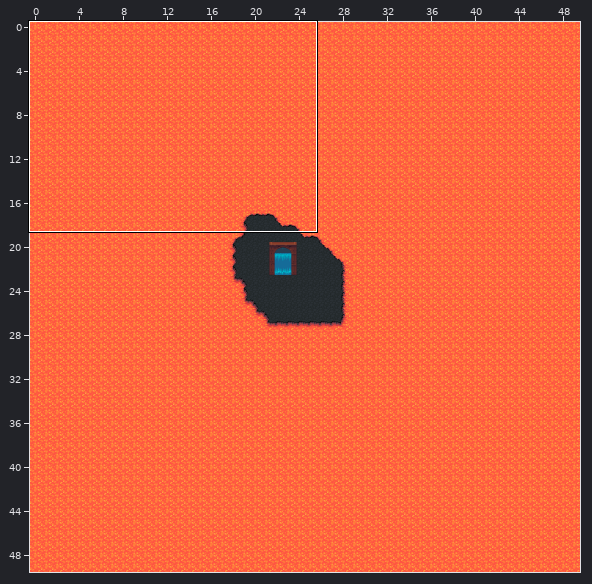
One commit to this Tiled map: fire/fire.tmx. The first picture is a wide view before the edit; the outline marks the close-up.
Close-up. Before:
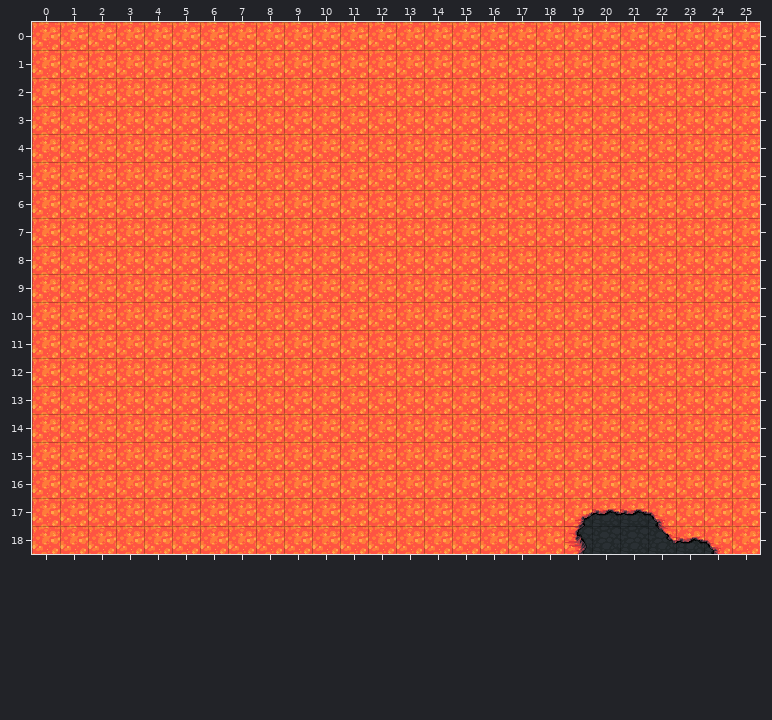
Cells are 32x32 px. Shown: x 0..25, y 0..18. The commit also changed other parts of the map, which this record leaves out.
And afterwards:
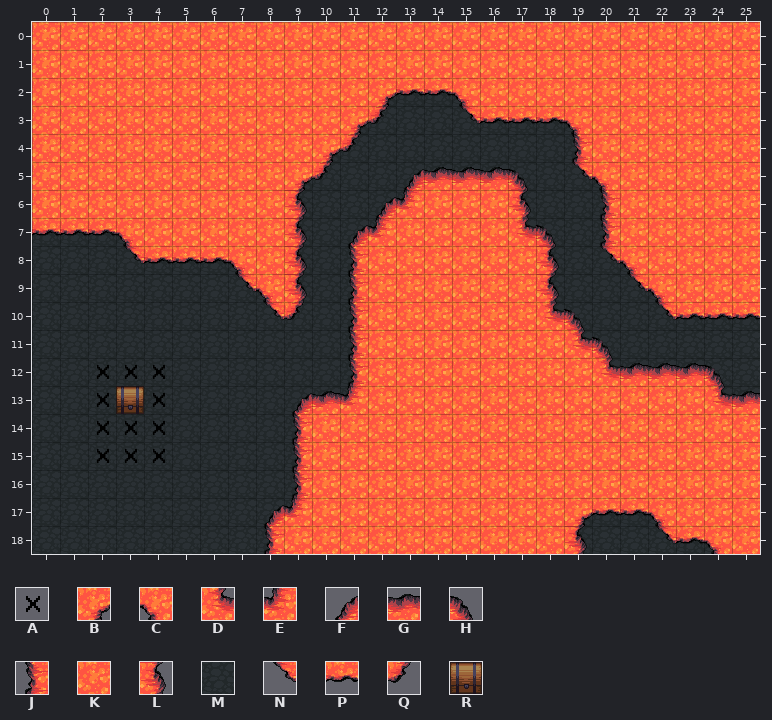
Key: from "32x32_map_tilev31": A 11; from "base_out_atlas": B 208, C 209, D 240, E 241, F 271, G 272, H 273, J 303, K 304, L 305, M 307, N 335, P 336, Q 337, R 566.
_ is an empty cell.
Tiles of an added or newly shown layer are drawn over the layers below it.
Change:
Layer "ground":
y 2: x 12..15 ____ -> MMMM
y 3: x 11..19 _________ -> MMMMMMMMM
y 4: x 10..19 __________ -> MMMMMMMMMM
y 5: x 9..20 ____________ -> MMMMMMMMMMMM
y 6: x 9..13 _____ -> MMMMM; x 17..20 ____ -> MMMM
y 7: x 0..3 ____ -> MMMM; x 9..12 ____ -> MMMM; x 17..20 ____ -> MMMM
y 8: x 0..7 ________ -> MMMMMMMM; x 9..11 ___ -> MMM; x 18..21 ____ -> MMMM
y 9: x 0..11 ____________ -> MMMMMMMMMMMM; x 18..22 _____ -> MMMMM
y 10: x 0..11 ____________ -> MMMMMMMMMMMM; x 18..25 ________ -> MMMMMMMM
y 11: x 0..11 ____________ -> MMMMMMMMMMMM; x 19..25 _______ -> MMMMMMM
y 12: x 0..11 ____________ -> MMMMMMMMMMMM; x 20..25 ______ -> MMMMMM
y 13: x 0..2 ___ -> MMM; x 4..11 ________ -> MMMMMMMM; x 24..25 __ -> MM
y 14..17: x 0..9 __________ -> MMMMMMMMMM
y 18: x 0..8 _________ -> MMMMMMMMM
Layer "item-pickup" (added):
y 12: x 2..4 ___ -> AAA
y 13: x 2..4 ___ -> ARA
y 14..15: x 2..4 ___ -> AAA
Layer "lava":
y 2: x 12..15 KKKK -> BPPC
y 3: x 11..19 KKKKKKKKK -> BQ__NPPPC
y 4: x 10..19 KKKKKKKKKK -> BQ_______J
y 5: x 9..20 KKKKKKKKKKKK -> BQ__FGGGH_NC
y 6: x 9..13 KKKKK -> L__FE; x 17..20 KKKK -> L__J
y 7: x 0..3 KKKK -> PPPC; x 9..12 KKKK -> L_FE; x 17..20 KKKK -> DH_J
y 8: x 0..7 KKKKKKKK -> ___NPPPC; x 9..11 KKK -> L_J; x 18..21 KKKK -> L_NC
y 9: x 0..11 KKKKKKKKKKKK -> _______NCL_J; x 18..22 KKKKK -> L__NC
y 10: x 0..11 KKKKKKKKKKKK -> ________NQ_J; x 18..25 KKKKKKKK -> DH__NPPP
y 11: x 0..11 KKKKKKKKKKKK -> ___________J; x 19..25 KKKKKKK -> DH_____
y 12: x 0..11 KKKKKKKKKKKK -> ___________J; x 20..25 KKKKKK -> DGGGH_
y 13: x 0..11 KKKKKKKKKKKK -> _________FGE; x 24..25 KK -> DG
y 14..16: x 0..9 KKKKKKKKKK -> _________J
y 17: x 0..9 KKKKKKKKKK -> ________FE
y 18: x 0..8 KKKKKKKKK -> ________J
